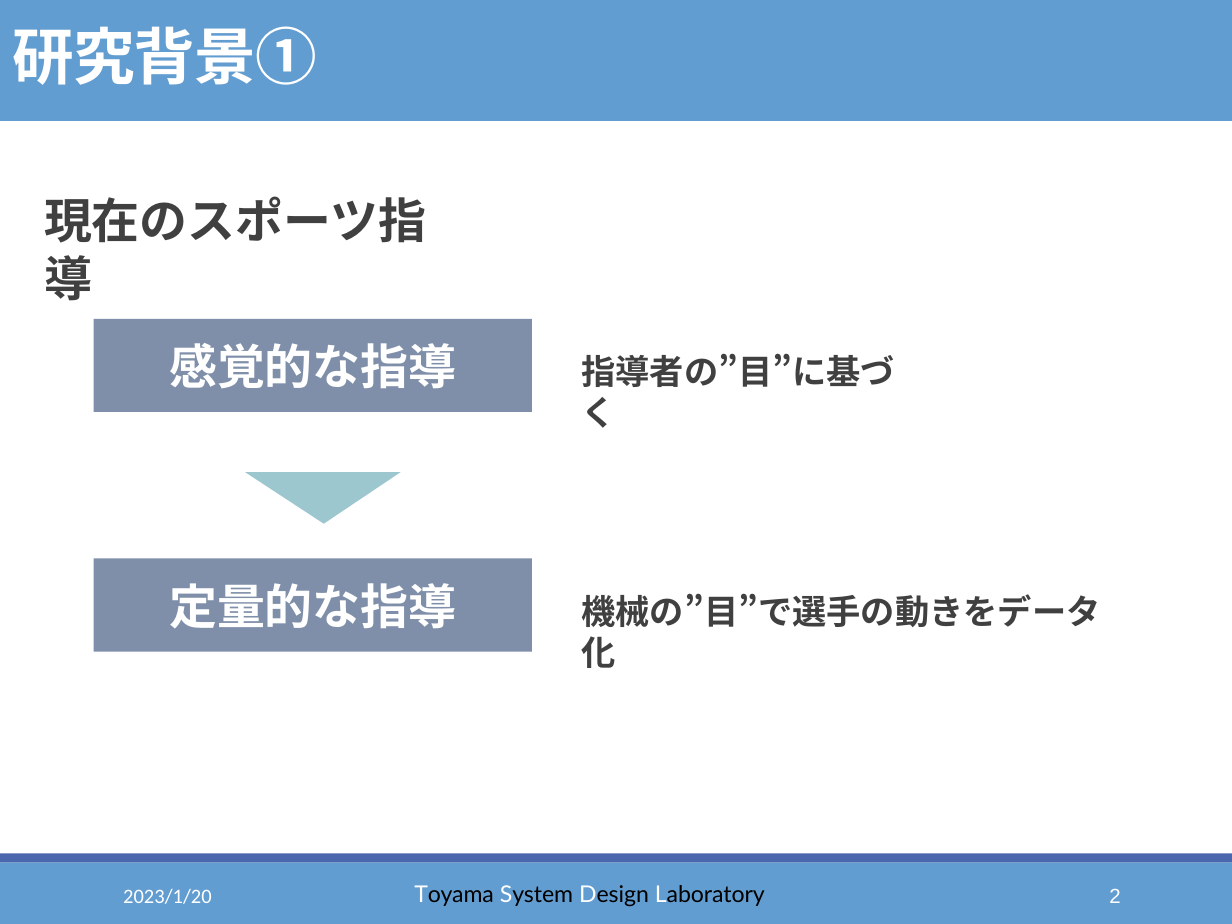
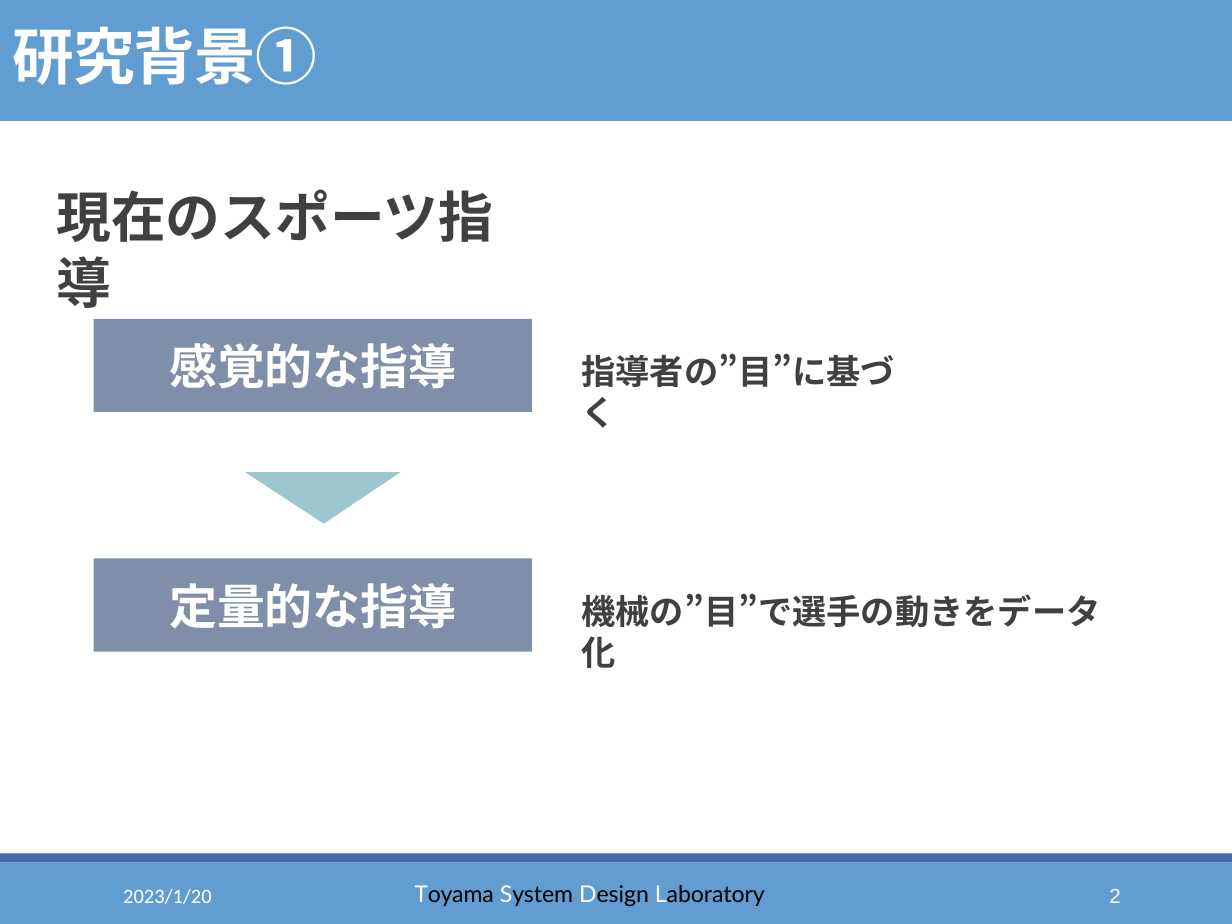
Before and after one commit to thoth000/volleyball-analysis, a slide deck: slide 2 of Report/presen/卒研スライド_佐野01.pptx. Drawn at 1232x924 pixels with LibreOffice and Linux fonts; fonts in the diff are those of the drawing. Boxes give left, top, right and bottom in pixels: in the first picture for what was removed or moved away, otherwise in the second. Text is boxed around its words. In the diff, an @@ line names an element or a change of style, - is before the commit and + after.

```diff
--- a/Report/presen/卒研スライド_佐野01.pptx
+++ b/Report/presen/卒研スライド_佐野01.pptx
@@ text "現在のスポーツ指導": place and size @@
-text "現在のスポーツ指導" at [44, 196, 426, 301]
+text "現在のスポーツ指導" at [56, 189, 493, 308]
@@ text "現在のスポーツ指導" at [56, 189, 493, 308]: size 28 to 32 pt @@
```
Also in this commit, not shown: 2 other slides changed, 1 other file.
